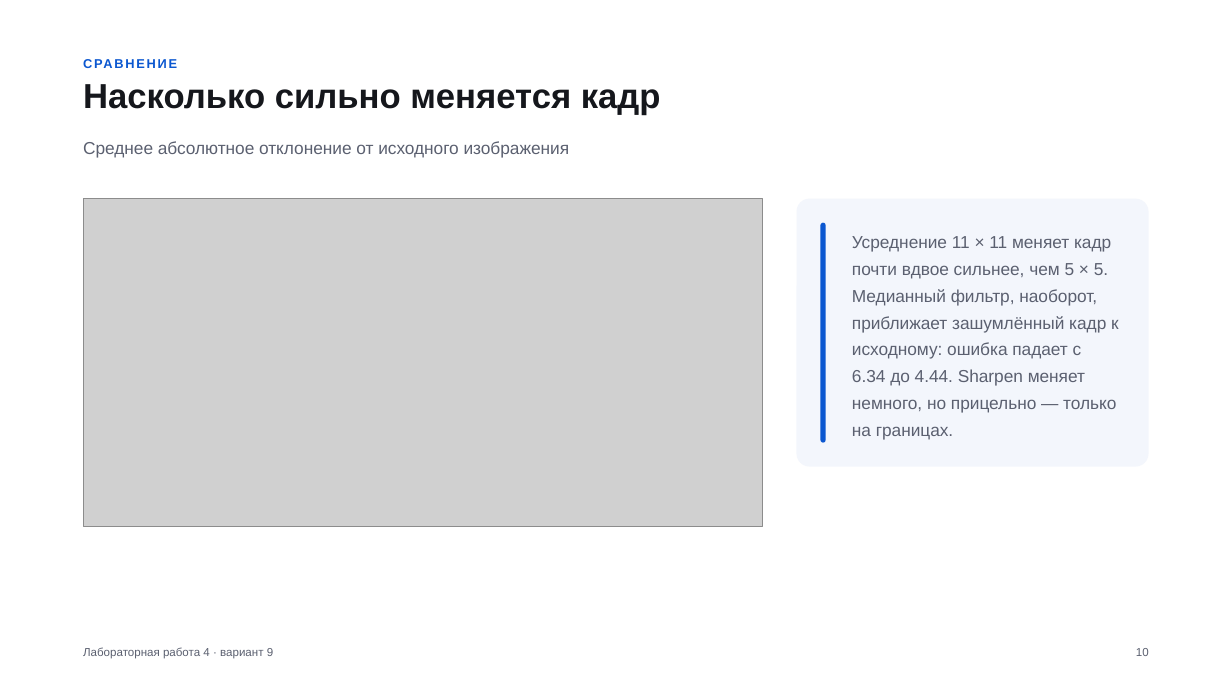
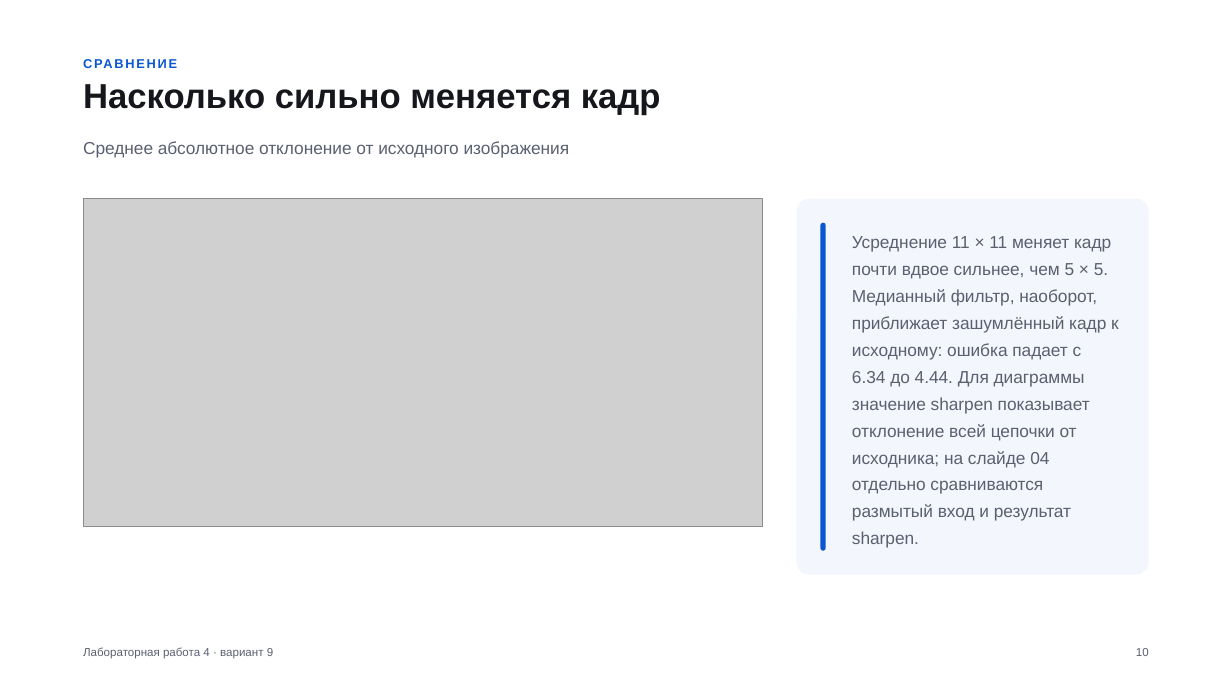
Before and after one commit to stepanshepilov/TSU_CV, a slide deck: slide 10 of lab4/Лабораторная_4_вариант_9.pptx. Drawn at 1232x693 pixels with LibreOffice and Linux fonts; fonts in the diff are those of the drawing; grey boxes stand for pictures. Boxes give left, top, right and bottom in pixels: in the first picture for what was removed or moved away, otherwise in the second. Text is boxed around its words. In the diff, an @@ line names an element or a change of style, - is before the commit and + after.

```diff
--- a/lab4/Лабораторная_4_вариант_9.pptx
+++ b/lab4/Лабораторная_4_вариант_9.pptx
@@ rounded rectangle: place and size @@
-rounded rectangle at box(797, 199, 1149, 467)
+rounded rectangle at box(797, 199, 1149, 575)
@@ rounded rectangle at box(797, 199, 1149, 575): proportions changed @@
@@ rounded rectangle: place and size @@
-rounded rectangle at box(821, 223, 826, 443)
+rounded rectangle at box(821, 223, 826, 551)
@@ text at box(852, 236, 1119, 548): text changed @@
-Усреднение 11 × 11 меняет кадр почти вдвое сильнее, чем 5 × 5. Медианный фильтр, наоборот, приближает зашумлённый кадр к исходному: ошибка падает с 6.34 до 4.44. Sharpen меняет немного, но прицельно — только на границах.
+Усреднение 11 × 11 меняет кадр почти вдвое сильнее, чем 5 × 5. Медианный фильтр, наоборот, приближает зашумлённый кадр к исходному: ошибка падает с 6.34 до 4.44. Для диаграммы значение sharpen показывает отклонение всей цепочки от исходника; на слайде 04 отдельно сравниваются размытый вход и результат sharpen.
```
Also in this commit, not shown: 2 other slides changed, 7 other files.
